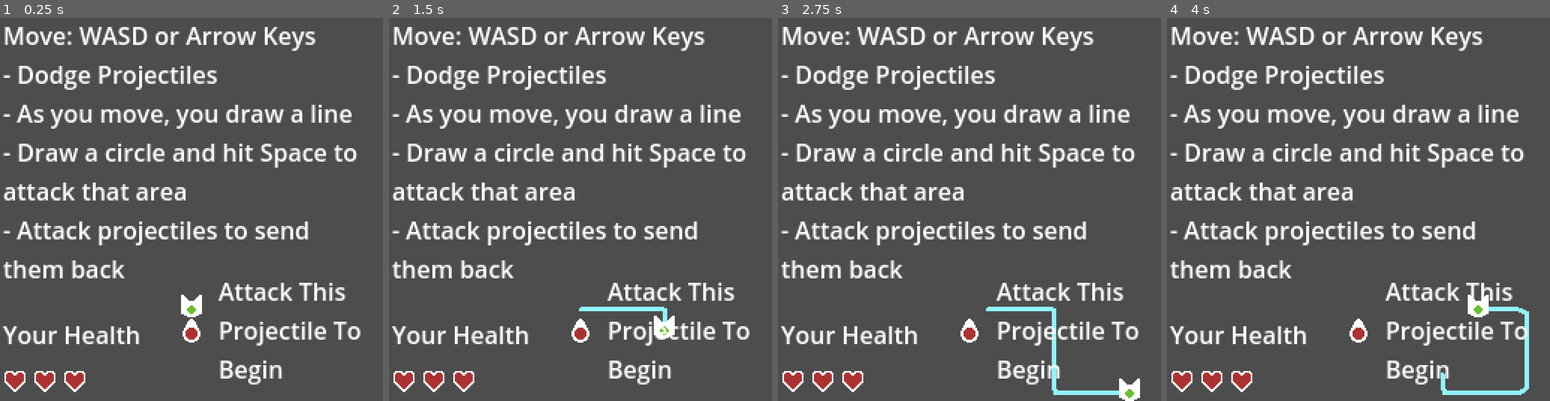
Above: before the commit, frames 1-4 (left to right).
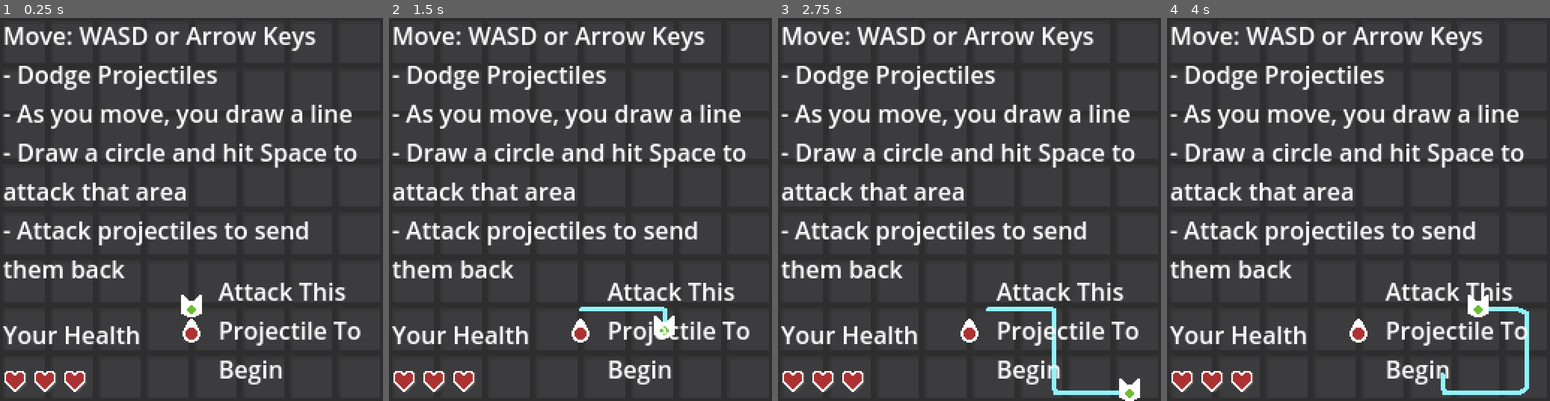
Above: after the commit, the same moments.

Repository: kennethbchen/Bullet-Wrangler-Game
Game: Godot game, scene res://Game.tscn
Two runs of this game, one before a commit and one after it. Both use one fixed random seed, a clock stepped at 60 frames per second and the inputs below.
Inputs:
- Up to frame 1 (0.25 s): no input
- Up to frame 2 (1.5 s): tap Enter at 0.5 s; hold D (Right) 0.53-1.28 s; hold Space (Attack) 0.53-1.28 s; hold S (Down) from 1.28 s (still down); tap Space (Attack) at 1.35 s
- Up to frame 3 (2.75 s): release S (Down) at 2.03 s; hold D (Right) from 2.03 s (still down); hold Space (Attack) from 2.03 s (still down)
- Up to frame 4 (4 s): release D (Right) at 2.78 s; release Space (Attack) at 2.78 s; hold W (Up) 2.78-3.53 s; tap Space (Attack) at 2.85 s; hold A (Left) from 3.53 s (still down); hold Space (Attack) from 3.53 s (still down)

The runs differ from the first frame. In frame 1, 21% of the frame differs, in the area x 0-100%, y 0-100%; in frame 2, 21%; in frame 3, 21%; in frame 4, 21%.

Commit message:
Added background tiles

Diff:
--- a/Game.tscn
+++ b/Game.tscn
@@ -8,6 +8,7 @@
 [ext_resource type="Texture2D" uid="uid://dii53ypu8s4sr" path="res://Sprites/Heart.png" id="2_ebqge"]
 [ext_resource type="Script" path="res://Scripts/TitleScreen.gd" id="2_ihiqp"]
 [ext_resource type="Script" path="res://Scripts/LineDrawer.gd" id="2_nfbc4"]
+[ext_resource type="TileSet" uid="uid://cmuvdge63tred" path="res://Tileset.tres" id="2_tu43w"]
 [ext_resource type="Script" path="res://Scripts/Stopwatch.gd" id="2_xnt2p"]
 [ext_resource type="Texture2D" uid="uid://bqyrcjomob3vk" path="res://Sprites/Player.png" id="3_8cno4"]
 [ext_resource type="Texture2D" uid="uid://ylrphuna03sj" path="res://Sprites/Projectile.png" id="3_wcujf"]
@@ -36,6 +37,13 @@
 [node name="Game" type="Node2D" node_paths=PackedStringArray("game_over_ui")]
 script = ExtResource("1_hhm8g")
 game_over_ui = NodePath("GameOverUI")
+
+[node name="Background" type="TileMap" parent="."]
+z_index = -5
+tile_set = ExtResource("2_tu43w")
+format = 2
+layer_0/tile_data = PackedInt32Array(0, 0, 0, 1, 0, 0, 2, 0, 0, 3, 0, 0, 4, 0, 0, 5, 0, 0, 6, 0, 0, 7, 0, 0, 65543, 0, 0, 65542, 0, 0, 65541, 0, 0, 65540, 0, 0, 65539, 0, 0, 65538, 0, 0, 65537, 0, 0, 65536, 0, 0, 131072, 0, 0, 131073, 0, 0, 131074, 0, 0, 131075, 0, 0, 131076, 0, 0, 131077, 0, 0, 131078, 0, 0, 131079, 0, 0, 196615, 0, 0, 196614, 0, 0, 196613, 0, 0, 196612, 0, 0, 196611, 0, 0, 196610, 0, 0, 196609, 0, 0, 196608, 0, 0, 262144, 0, 0, 262145, 0, 0, 262146, 0, 0, 262147, 0, 0, 262148, 0, 0, 262149, 0, 0, 262150, 0, 0, 262151, 0, 0, 327687, 0, 0, 327686, 0, 0, 327685, 0, 0, 327684, 0, 0, 327683, 0, 0, 327682, 0, 0, 327681, 0, 0, 327680, 0, 0, 393216, 0, 0, 393217, 0, 0, 393218, 0, 0, 393219, 0, 0, 393220, 0, 0, 393221, 0, 0, 393222, 0, 0, 393223, 0, 0, 458759, 0, 0, 458758, 0, 0, 458757, 0, 0, 458756, 0, 0, 458755, 0, 0, 458754, 0, 0, 458753, 0, 0, 458752, 0, 0)
+metadata/_edit_lock_ = true
 
 [node name="TitleScreen" type="Node" parent="."]
 script = ExtResource("2_ihiqp")
@@ -280,6 +288,7 @@
 [connection signal="game_stopped" from="." to="EnemyOrchestrator" method="_on_game_stop"]
 [connection signal="tutorial_completed" from="TitleScreen" to="." method="_on_tutorial_completed"]
 [connection signal="area_entered" from="TitleScreen/CanvasLayer/TestProjectile" to="TitleScreen" method="_on_test_projectile_area_entered"]
+[connection signal="timeout" from="EnemyOrchestrator/SpawnTimer" to="EnemyOrchestrator" method="_on_spawn_timer_timeout"]
 [connection signal="player_died" from="Player" to="." method="_on_player_died"]
 [connection signal="area_entered" from="Player/Hurtbox" to="Player" method="_on_hurtbox_area_entered"]
 [connection signal="body_entered" from="Player/Hurtbox" to="Player" method="_on_hurtbox_body_entered"]
--- a/Scripts/EnemyOrchestrator.gd
+++ b/Scripts/EnemyOrchestrator.gd
@@ -26,6 +26,7 @@
 	assert(enemy_target is Node2D)
 
 func should_spawn_enemy():
+
 	return num_enemies < max_enemies
 
 func _create_enemy() -> void:
--- /dev/null
+++ b/Tileset.tres
@@ -0,0 +1,14 @@
+[gd_resource type="TileSet" load_steps=3 format=3 uid="uid://cmuvdge63tred"]
+
+[ext_resource type="Texture2D" uid="uid://d1p4jr6t2d88p" path="res://Sprites/Background.png" id="1_g3x2u"]
+
+[sub_resource type="TileSetAtlasSource" id="TileSetAtlasSource_akj38"]
+texture = ExtResource("1_g3x2u")
+texture_region_size = Vector2i(32, 32)
+use_texture_padding = false
+0:0/next_alternative_id = 2
+0:0/0 = 0
+
+[resource]
+tile_size = Vector2i(32, 32)
+sources/0 = SubResource("TileSetAtlasSource_akj38")
Not shown: 1 places in Game.tscn that only renumber resources
Binary file changed: Sprites/Background.png
